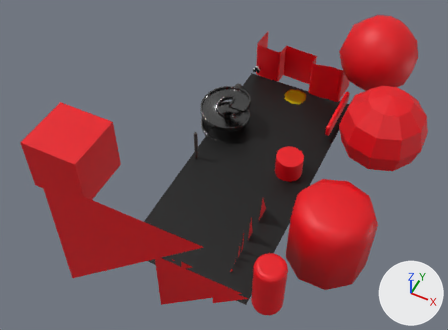
The glTF model Assets/World/LevelModules/SimpleGeometry.glb: old version first, new version second.
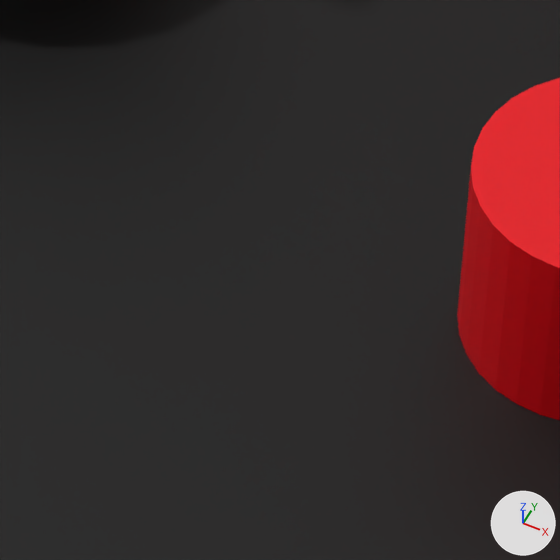
Each version appears first whole from a 50 mm lens placed at (30.8, -72.0, 89.2), pointed at (-2.8, -4.8, 5.3), and next in a close-up on the part from 51% to 64% of the width and 42% to 59% of the height. Lighting does not change. The marker at lower right points along +X, +Y and +Z. Where no turn or scale is listed for an object, it has been applied to the vertices.
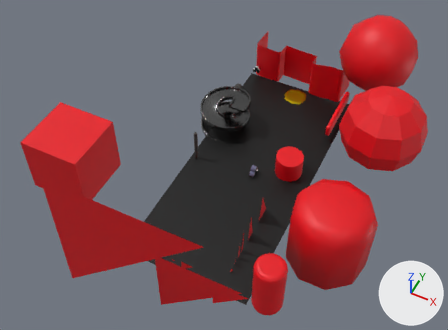
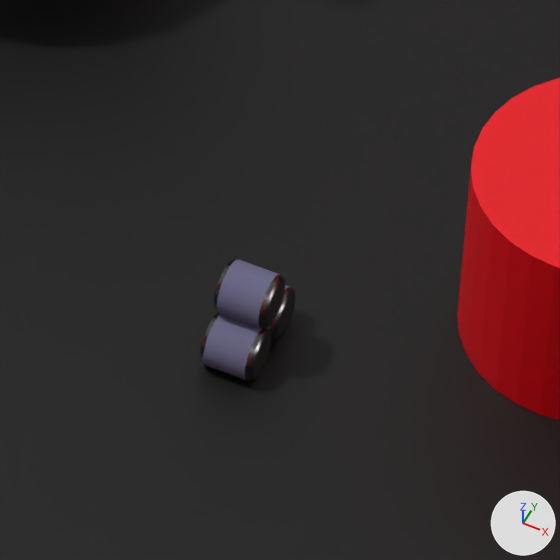
Boxes [x1, y1, x2, y2] around the edits, measured in the close-ups (560 x 560 px):
'Small BarrelStack.001', added
    after: [200, 259, 296, 381]
    faces in mat_lightbase_001 (blue #6b6b8b): [203, 259, 290, 380]
    faces in mat_metal_002 (dark grey #696969): [200, 259, 296, 381]

The change in detail:
Material 'Metal.002' (mat_metal_002) is new.
Its base color is (0.142, 0.142, 0.142) (dark grey #696969).
Its metallic is 1.0.
Its roughness is 0.237.
Material 'LightBase.001' (mat_lightbase_001) is new.
Its base color is (0.147, 0.148, 0.26) (blue #6b6b8b).
Its roughness is 1.0.
Mesh me_cylinder_025 is new.
It has 342 vertices, 672 faces and spans x -0.55..0.55, y -1.1..1.11, z -0.85..1.17.
Faces by material slot: [114, 558].
It uses material mat_lightbase_001 (blue #6b6b8b).
It uses material mat_metal_002 (dark grey #696969).
Object 'Small BarrelStack.001' (ob_small_barrelstack_001) is new; it shows me_cylinder_025.
Its location is (1.05, 0.05, 0.76).
